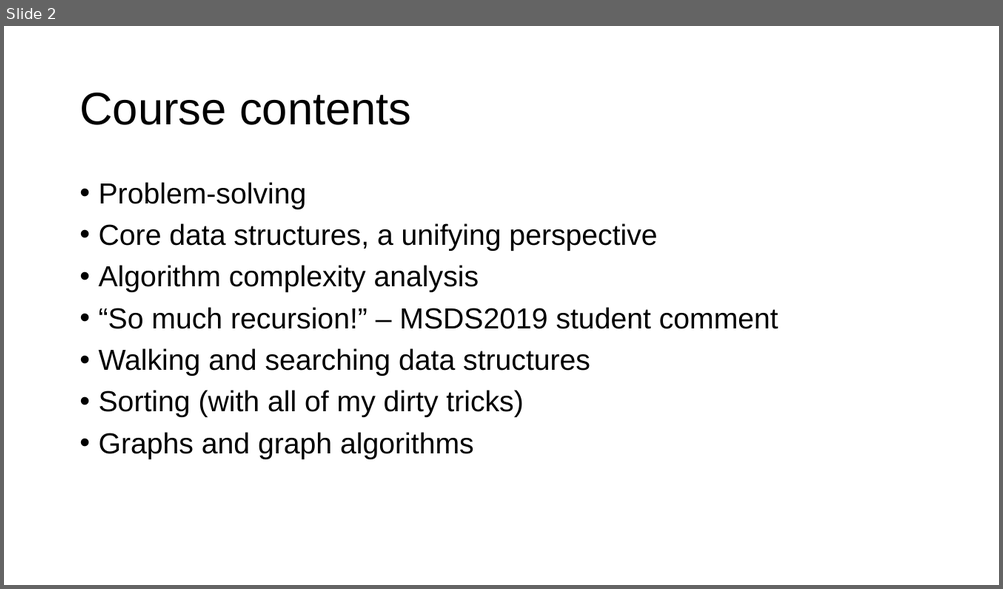
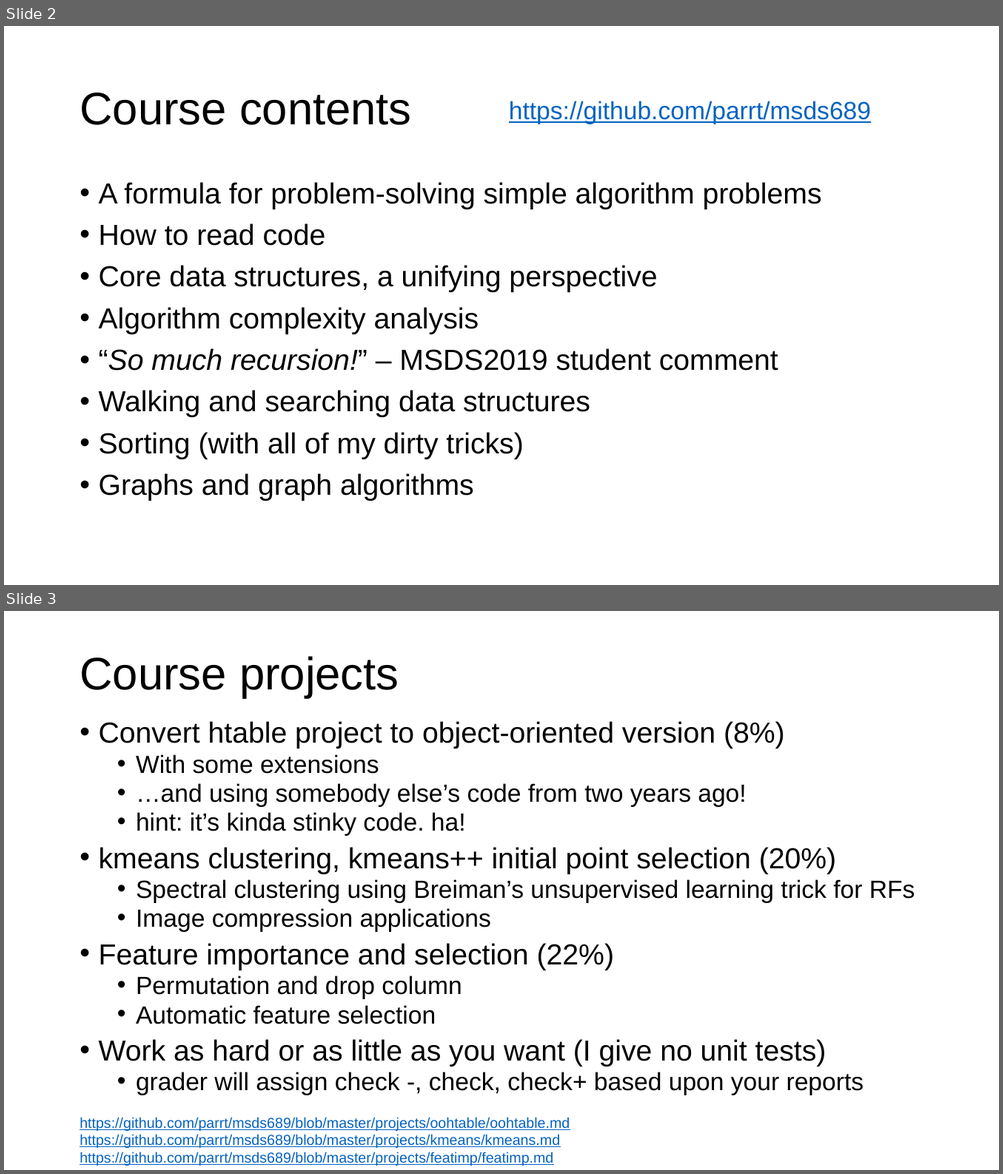
Before and after one commit to parrt/msds689, a slide deck: notes/welcome.pptx. Shown one above the other, each under a label of ours: slide 2 before the commit, slides 2 and 3 after it. The pictures are 1003x589 and 1003x1174 pixels, drawn with LibreOffice and Linux fonts; fonts in the diff are those of the drawing; background and template pictures are left out. Boxes give left, top, right and bottom in pixels: in the first picture for what was removed or moved away, otherwise in the second. Text is boxed around its words. In the diff, an @@ line names an element or a change of style, - is before the commit and + after.

```diff
--- a/notes/welcome.pptx
+++ b/notes/welcome.pptx
@@ slide 3 added at [4,611,999,1170], background #FFFFFF @@
@@ title added at [79,656,399,698], 44 pt, text #000000 @@
+Course projects
@@ text added at [99,721,915,1096], 24 pt, text #000000 @@
+• Convert htable project to object-oriented version (8%)
+  • With some extensions
+  • …and using somebody else’s code from two years ago!
+  • hint: it’s kinda stinky code. ha!
+• kmeans clustering, kmeans++ initial point selection (20%)
+  • Spectral clustering using Breiman’s unsupervised learning trick for RFs
+  • Image compression applications
+• Feature importance and selection (22%)
+  • Permutation and drop column
+  • Automatic feature selection
+• Work as hard or as little as you want (I give no unit tests)
+  • grader will assign check -, check, check+ based upon your reports
@@ text added at [79,1117,569,1166], 14 pt, text #0563C1, underline @@
+https://github.com/parrt/msds689/blob/master/projects/oohtable/oohtable.md
+https://github.com/parrt/msds689/blob/master/projects/kmeans/kmeans.md
+https://github.com/parrt/msds689/blob/master/projects/featimp/featimp.md
@@ slide 2 changed as well @@
@@ text added at [509,101,871,124], 24 pt, text #0563C1, underline @@
+https://github.com/parrt/msds689
@@ text at [99,182,822,246]: text changed @@
-• Problem-solving
+• A formula for problem-solving simple algorithm problems
+• How to read code
@@ text at [99,349,778,371]: italic on in "“So much recursion!”" @@
```
Also in this commit, not shown: 1 other slide changed, 4 other slides added, 1 slide removed, 5 other files.
